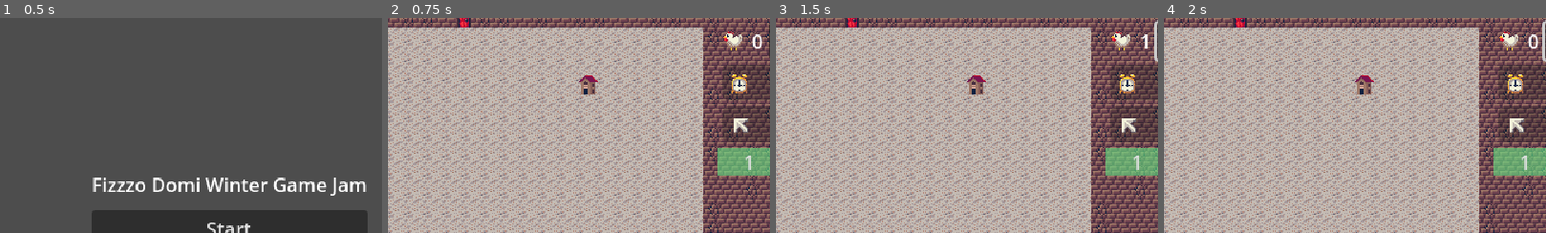
Above: before the commit, frames 1-4 (left to right).
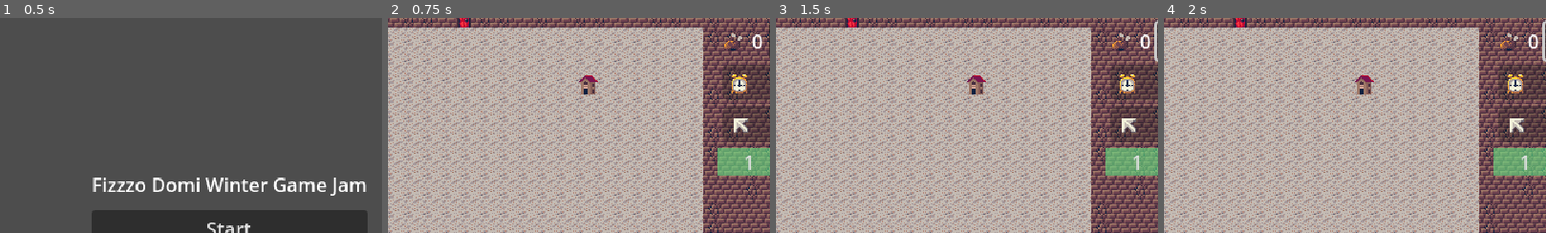
Above: after the commit, the same moments.

Repository: hostdos/WGJ25
Game: Godot game, scene res://scenes/main_menu.tscn
The game is run twice, just before and just after one commit, with the same random seed, the same clock (stepped at 60 frames per second) and the same inputs.
Inputs:
- Up to frame 1 (0.5 s): no input
- Up to frame 2 (0.75 s): click "Start" at 0.5 s
- Up to frame 3 (1.5 s): click "Chicken" at 1.25 s
- Up to frame 4 (2 s): no input
The pictures show only the part of the screen within x 20-70%, y 0-50%; the shares and areas given below are measured in that part.

Frame 1 is identical in both runs. In frame 2, 0.3% of the frame differs, in the area x 87-93%, y 6-16%; in frame 3, 0.4%, in the area x 87-98%, y 6-16%; in frame 4, 0.3%.

Commit message:
added poulet currency, added cooking and picking up

Diff:
--- a/toy-box-25/scenes/base_chicken.tscn
+++ b/toy-box-25/scenes/base_chicken.tscn
@@ -222,6 +222,14 @@
 atlas = ExtResource("1_b13v3")
 region = Rect2(160, 96, 16, 16)
 
+[sub_resource type="ParticleProcessMaterial" id="ParticleProcessMaterial_3s882"]
+lifetime_randomness = 0.15
+particle_flag_disable_z = true
+initial_velocity_min = 10.0
+initial_velocity_max = 61.76
+gravity = Vector3(0, 98, 0)
+turbulence_enabled = true
+
 [node name="BaseChicken" type="CharacterBody2D"]
 input_pickable = true
 script = ExtResource("1_3jp5v")
@@ -285,5 +293,13 @@
 [node name="GPUParticles2D" type="GPUParticles2D" parent="."]
 use_parent_material = true
 emitting = false
+amount = 4
+amount_ratio = 0.5
 texture = SubResource("AtlasTexture_l1jkw")
 one_shot = true
+explosiveness = 0.2
+randomness = 0.2
+collision_base_size = 0.1
+visibility_rect = Rect2(-100, -100, 50, 50)
+local_coords = true
+process_material = SubResource("ParticleProcessMaterial_3s882")
--- a/toy-box-25/scenes/chicken/base_chicken.gd
+++ b/toy-box-25/scenes/chicken/base_chicken.gd
@@ -23,14 +23,14 @@
 
 func _on_mouse_entered() -> void:
 	if %StateMachine.current_state != %Cooked:
-		print("trying to start panic")
 		start_panic()
 
 func cook_him():
+	if %StateMachine.current_state == %Cooked:
+		GameManager.amount_poulet += 1
+		self.queue_free()
 	if %StateMachine.current_state != %Cooked:
 		%StateMachine.change_state("Cooked")
-	if %StateMachine.current_state == %Cooked:
-		print("consume chicken")
 
 func panic_him():
 	%StateMachine.change_state("Panic")
--- a/toy-box-25/scenes/chicken/cooked.gd
+++ b/toy-box-25/scenes/chicken/cooked.gd
@@ -4,7 +4,7 @@
 	print("he cooked")
 	chicken.velocity = Vector2.ZERO
 	%ChickenAnimation.play("Cooked") # Or "idle" if you have it
-	%ChickenAnimationPlayer.play("Cooked")
+	#%ChickenAnimationPlayer.play("Cooked")
 	%ChickenAnimation.frame = 1 # Stand on specific frame
 
 
--- a/toy-box-25/scenes/chicken/idle.gd
+++ b/toy-box-25/scenes/chicken/idle.gd
@@ -4,7 +4,6 @@
 var timer: float = 0.0
 
 func enter():
-	print("he idle")
 	%ChickenAnimation.play("Idle") # Or "idle" if you have it
 	%ChickenAnimation.stop() # Stop animating to stand still
 	%ChickenAnimation.frame = 1 # Stand on specific frame
--- a/toy-box-25/scenes/chicken_coop.gd
+++ b/toy-box-25/scenes/chicken_coop.gd
@@ -22,7 +22,8 @@
 		spawn_chicken(1)
 
 func queue_chicken(amount: int):
-	spawn_queue += amount
+	if amount >= 0:
+		spawn_queue += amount
 
 func spawn_chicken(amount: int = 1):
 	#check if chicken is upgraded?
@@ -30,7 +31,8 @@
 		var instance = chicken_scene.instantiate()
 		instance.scale = Vector2(0.1,0.1)
 		spawn_queue -= amount
-		GameManager.amount_chickens -= amount
+		if GameManager.amount_chickens > 0:
+			GameManager.amount_chickens -= amount
 
 		# set pos
 		instance.global_position = get_random_position()
--- a/toy-box-25/scenes/game_manager.gd
+++ b/toy-box-25/scenes/game_manager.gd
@@ -1,6 +1,14 @@
 extends Node
 
 signal amount_chickens_changed(new_amount_chickens: int)
+
+signal amount_poulet_changed(new_amount_poulet: int)
+
+var amount_poulet: int = 0:
+	set(new_amount_poulet):
+		var amount_gained = new_amount_poulet - amount_poulet
+		amount_poulet = new_amount_poulet
+		amount_poulet_changed.emit(amount_gained)
 
 var amount_chickens: int = 0:
 	set(new_amount_chickens):
--- a/toy-box-25/scenes/ui/game_ui.gd
+++ b/toy-box-25/scenes/ui/game_ui.gd
@@ -5,12 +5,12 @@
 const color_unselected: Color = Color(0.13, 0.13, 0.13, 1.0)
 
 func _ready():
-	GameManager.amount_chickens_changed.connect(_update_chicken_amount)
+	GameManager.amount_poulet_changed.connect(_update_poulet_amount)
 	%AddChickenButton.pressed.connect(_add_chicken)
 	_init_upgrade_size_buttons()
 
-func _update_chicken_amount(_new_chickens: int):
-	%AmountChickens.text = str(GameManager.amount_chickens)
+func _update_poulet_amount(_new_chickens: int):
+	%AmountChickens.text = str(GameManager.amount_poulet)
 
 func _add_chicken():
 	GameManager.amount_chickens = GameManager.amount_chickens + 1
--- a/toy-box-25/scenes/ui/game_ui.tscn
+++ b/toy-box-25/scenes/ui/game_ui.tscn
@@ -9,6 +9,10 @@
 [ext_resource type="Texture2D" uid="uid://c8atff4breou4" path="res://assets/chicken.png" id="6_v1bdg"]
 [ext_resource type="Texture2D" uid="uid://dyqjeqd4cu3u5" path="res://assets/mouse.png" id="8_yvtb5"]
 
+[sub_resource type="AtlasTexture" id="AtlasTexture_yvtb5"]
+atlas = ExtResource("2_xjfbv")
+region = Rect2(96, 224, 16, 16)
+
 [sub_resource type="AtlasTexture" id="AtlasTexture_bma8u"]
 atlas = ExtResource("2_xjfbv")
 region = Rect2(48, 224, 16, 16)
@@ -16,6 +20,9 @@
 [sub_resource type="SpriteFrames" id="SpriteFrames_ru5ln"]
 animations = [{
 "frames": [{
+"duration": 1.0,
+"texture": SubResource("AtlasTexture_yvtb5")
+}, {
 "duration": 1.0,
 "texture": SubResource("AtlasTexture_bma8u")
 }],
Not shown: 1 places in toy-box-25/scenes/base_chicken.tscn that only renumber resources
Not shown: 1 places in toy-box-25/scenes/ui/game_ui.tscn that only renumber resources
